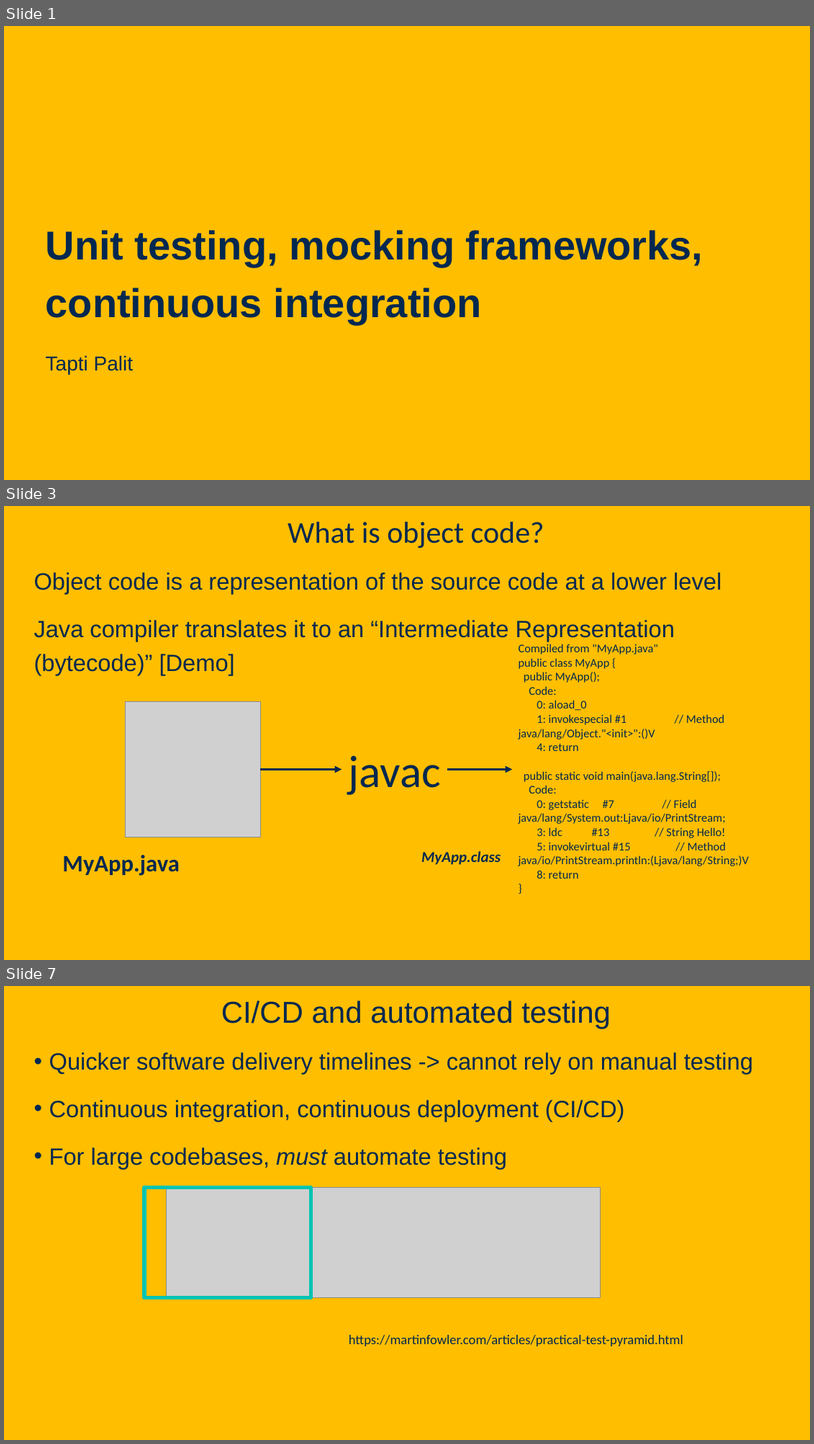
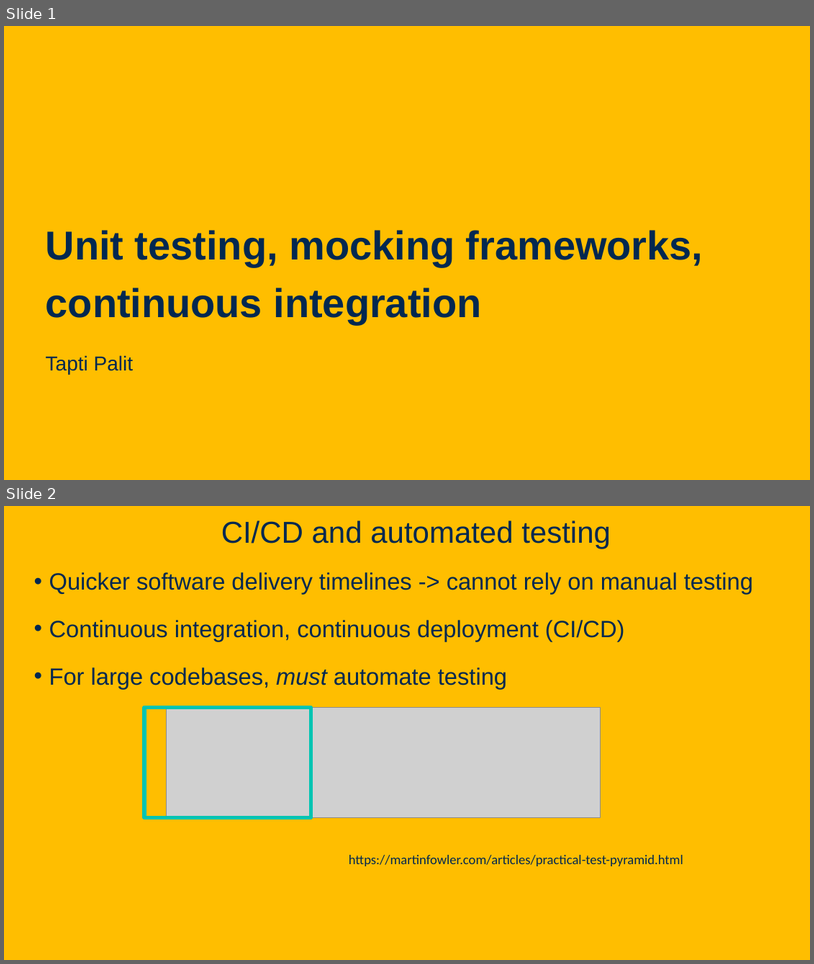
Before and after one commit to davsec-teaching/ecs160-f25, a slide deck: slides/4_unit_testing_mocking_frameworks_CI.pptx. Shown one above the other, each under a label of ours: slides 1, 3 and 7 before the commit, slides 1 and 2 after it; the slides between them are not shown. The pictures are 814x1444 and 814x964 pixels, drawn with LibreOffice and Linux fonts; fonts in the diff are those of the drawing; grey boxes stand for pictures; background and template pictures are left out. Boxes give left, top, right and bottom in pixels: in the first picture for what was removed or moved away, otherwise in the second. Text is boxed around its words. In the diff, an @@ line names an element or a change of style, - is before the commit and + after.

```diff
--- a/slides/4_unit_testing_mocking_frameworks_CI.pptx
+++ b/slides/4_unit_testing_mocking_frameworks_CI.pptx
@@ slide 3 removed at <box>4,506,810,960</box>, background picture (left out) @@
@@ title removed at <box>288,522,545,548</box> @@
-What is object code?
@@ text removed at <box>34,572,722,675</box> @@
-Object code is a representation of the source code at a lower level
-Java compiler translates it to an “Intermediate Representation (bytecode)” [Demo]
@@ text removed at <box>519,644,749,878</box> @@
-Compiled from "MyApp.java"
-public class MyApp {
-public MyApp();
-Code:
-0: aload_0
-1: invokespecial #1 // Method java/lang/Object."<init>":()V
-4: return
-public static void main(java.lang.String[]);
-Code:
-0: getstatic #7 // Field java/lang/System.out:Ljava/io/PrintStream;
-3: ldc #13 // String Hello!
-5: invokevirtual #15 // Method java/io/PrintStream.println:(Ljava/lang/String;)V
-8: return
-}
@@ picture removed at <box>125,701,260,837</box> @@
@@ text removed at <box>348,755,440,795</box> @@
-javac
@@ arrow removed from (260, 769) to (342, 769) @@
@@ arrow removed from (448, 769) to (513, 769) @@
@@ text removed at <box>422,851,501,865</box> @@
-MyApp.class
@@ text removed at <box>62,854,180,875</box> @@
-MyApp.java
@@ what was slide 7 is now slide 2 @@
```
Also in this commit, not shown: 4 other slides removed, 2 other files.
